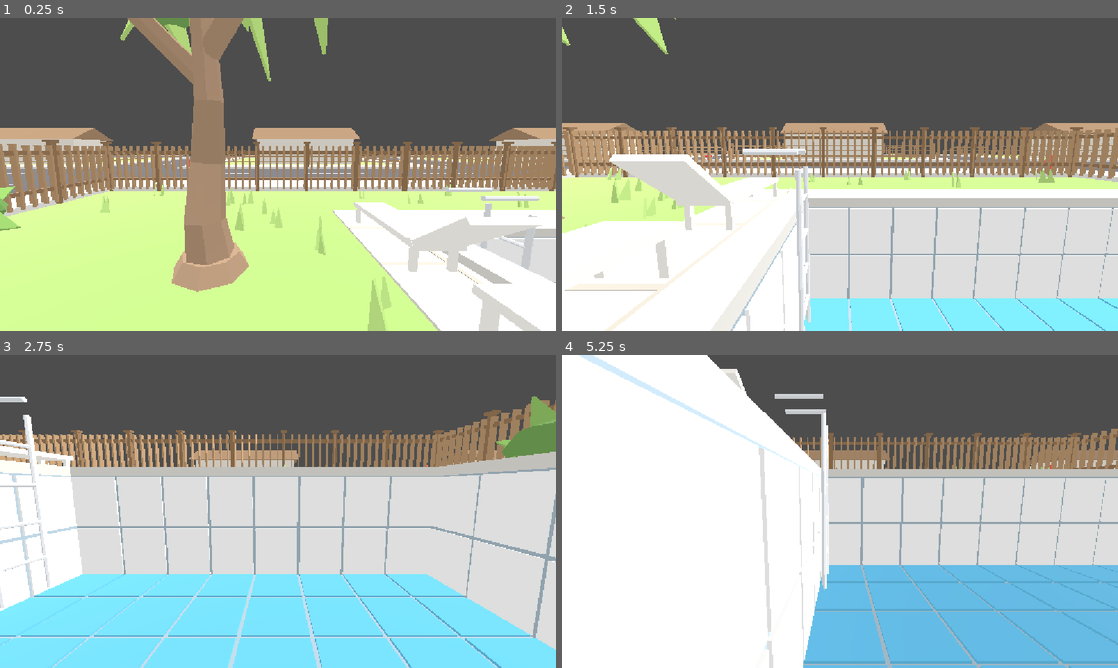
Above: before the commit, frames 1-4 (two rows, left to right).
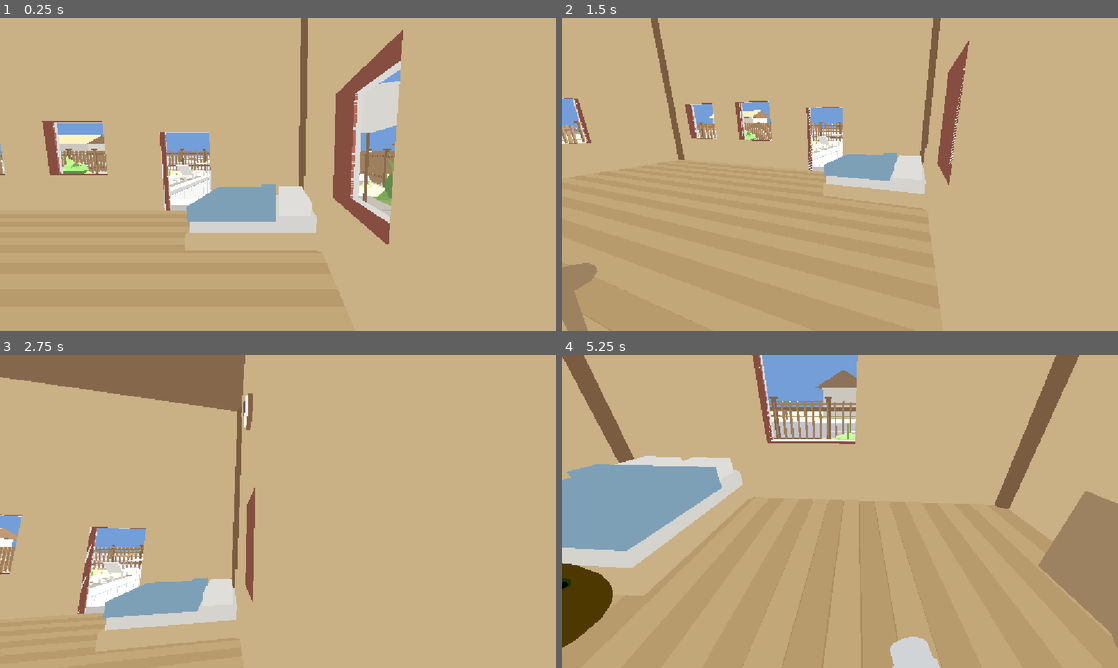
Above: after the commit, the same moments.

Repository: mife-user/drop
Game: Godot game, scene res://scenes/main.tscn
The game is run twice, just before and just after one commit, with the same random seed, the same clock (stepped at 60 frames per second) and the same inputs.
Inputs (mouse positions are in pixels of both pictures, inside the frame that each line leads up to):
- Up to frame 1 (0.25 s): no input
- Up to frame 2 (1.5 s): tap Enter at 0.5 s; move the mouse to (962, 158) at 0.52 s; hold D (move_right) 0.53-1.25 s; tap M at 0.6 s; click (962, 158) at 0.67 s; tap Space (jump) at 0.77 s; drag from (728, 190) to (812, 237) at 1.27 s
- Up to frame 3 (2.75 s): tap Space (jump) at 2 s; move the mouse to (333, 442) at 2.02 s; hold D (move_right) from 2.03 s (still down); tap M at 2.1 s; click (333, 442) at 2.17 s
- Up to frame 4 (5.25 s): release D (move_right) at 2.75 s; drag from (812, 574) to (673, 464) at 2.77 s; move the mouse to (1006, 558) at 3.52 s; hold A (move_left) 3.53-4.25 s; tap M at 3.6, 5.1 s; click (1006, 558) at 3.67 s; tap Space (jump) at 3.77 s; tap Escape (ui_cancel) at 4.15 s; drag from (673, 464) to (756, 433) at 4.27 s; move the mouse to (867, 511) at 5.02 s; hold S (move_back) from 5.03 s (still down); click (867, 511) at 5.17 s

The runs differ from the first frame. In frame 1, 97% of the frame differs, in the area x 0-100%, y 0-100%; in frame 2, 97%; in frame 3, 98%; in frame 4, 100%.

Commit message:
feat:更改环境光逻辑，添加摄像头移动转向逻辑

Diff:
--- a/scenes/main.tscn
+++ b/scenes/main.tscn
@@ -10,8 +10,13 @@
 [ext_resource type="PackedScene" uid="uid://dm6o34u6waxn3" path="res://resources/人物.glb" id="8_85g3d"]
 [ext_resource type="Script" uid="uid://ch1yv60c11i5s" path="res://scripts/milkegg_encounter.gd" id="9_encounter"]
 [ext_resource type="Script" uid="uid://discn4sa6uiva" path="res://scripts/player.gd" id="10_player"]
+[ext_resource type="Script" uid="uid://bfb61dybj85il" path="res://scripts/day_night.gd" id="11_daynight"]
 
 [sub_resource type="Environment" id="Environment_0wfyh"]
+background_mode = 1
+background_color = Color(0.3, 0.3, 0.3, 1)
+ambient_light_source = 2
+ambient_light_color = Color(0.3, 0.3, 0.3, 1)
 
 [sub_resource type="BoxShape3D" id="BoxShape3D_pool_exclusion"]
 size = Vector3(6.2552004, 2.682129, 5.5512953)
@@ -25,8 +30,10 @@
 
 [node name="Node3D" type="Node3D" unique_id=889120220]
 
-[node name="WorldEnvironment" type="WorldEnvironment" parent="." unique_id=1024865155]
+[node name="WorldEnvironment" type="WorldEnvironment" parent="." unique_id=1024865155 node_paths=PackedStringArray("sun")]
 environment = SubResource("Environment_0wfyh")
+script = ExtResource("11_daynight")
+sun = NodePath("../DirectionalLight3D")
 
 [node name="场景" parent="." unique_id=800403422 instance=ExtResource("2_0wfyh")]
 
@@ -56,7 +63,9 @@
 
 [node name="DirectionalLight3D" type="DirectionalLight3D" parent="." unique_id=1806757621]
 transform = Transform3D(1, 0, 0, 0, 1, 0, 0, 0, 1, -60.026043, 0, 0)
+shadow_enabled = true
 script = ExtResource("4_jyhfs")
+cycle_seconds = 360.0
 
 [node name="消防栓" parent="." unique_id=98595756 instance=ExtResource("5_tefeu")]
 transform = Transform3D(1, 0, 0, 0, 1, 0, 0, 0, 1, -9.602633, 0, 10.864009)
@@ -98,7 +107,7 @@
 transform = Transform3D(-4.3711385e-08, 0, 0.99999994, 0, 1, 0, -0.99999994, 0, -4.3711385e-08, -4.7215667, 3.5920897, -5.114302)
 
 [node name="主人公" type="CharacterBody3D" parent="." unique_id=1733731217 node_paths=PackedStringArray("camera")]
-transform = Transform3D(1, 0, 0, 0, 1, 0, 0, 0, 1, 2.853638, 0.28364658, 1.9434848)
+transform = Transform3D(1, 0, 0, 0, 1, 0, 0, 0, 1, -4.079946, 0.28364658, -7.120233)
 floor_snap_length = 0.3
 script = ExtResource("10_player")
 camera = NodePath("Camera3D")
@@ -113,4 +122,4 @@
 shape = SubResource("CapsuleShape3D_person")
 
 [node name="Camera3D" type="Camera3D" parent="主人公" unique_id=1367691273]
-transform = Transform3D(-1, 0, 0, 0, 0.9927476, 0.1202173, 0, 0.1202173, -0.9927476, -0.01376915, 1.503561, 0.16314888)
+transform = Transform3D(-1, 0, 0, 0, 0.9927476, 0.1202173, 0, 0.1202173, -0.9927476, -0.01376915, 1.5187681, 0.16747522)
--- /dev/null
+++ b/scripts/day_night.gd
@@ -0,0 +1,42 @@
+extends WorldEnvironment
+
+## 让环境光与背景色跟随太阳的「白天程度」一起变化，配合只有白天和晚霞的昼夜循环。
+## 挂在 WorldEnvironment 上，把场景里那个挂了 scripts/sun.gd 的平行光拖到 sun 属性里即可。
+##
+## 注意：Environment 上的静态设置（Background Mode = Color、Ambient Light Source = Color）
+## 写在 scenes/main.tscn 里而不是脚本里，方便直接在检查器里看到和修改。
+
+## 提供白天程度的太阳（挂 scripts/sun.gd 的那个平行光）
+@export var sun: SunLight
+## 正午时的环境光强度
+@export_range(0.0, 4.0, 0.01) var day_ambient_energy: float = 1.0
+## 晚霞时的环境光强度：别设成 0，否则晚霞段会暗到看不清
+@export_range(0.0, 4.0, 0.01) var dusk_ambient_energy: float = 0.6
+## 正午时的环境光颜色（从四面八方均匀照来的底色）
+@export var day_ambient_color: Color = Color(0.3, 0.3, 0.3)
+## 晚霞时的环境光颜色（偏暖）
+@export var dusk_ambient_color: Color = Color(0.34, 0.24, 0.2)
+## 正午时的背景色（暂代天空的纯色；以后换成 Sky 时这项就用不上了）
+@export var day_background_color: Color = Color(0.45, 0.62, 0.85)
+## 晚霞时的背景色
+@export var dusk_background_color: Color = Color(0.85, 0.42, 0.28)
+
+
+# Called when the node enters the scene tree for the first time.
+func _ready() -> void:
+	_sync()
+
+
+# Called every frame. 'delta' is the elapsed time since the previous frame.
+func _process(_delta: float) -> void:
+	_sync()
+
+
+## 按太阳的白天程度把环境光与背景色插值到当前该有的样子。
+func _sync() -> void:
+	if environment == null or not is_instance_valid(sun):
+		return
+	var daylight: float = clampf(sun.daylight, 0.0, 1.0)
+	environment.ambient_light_color = dusk_ambient_color.lerp(day_ambient_color, daylight)
+	environment.ambient_light_energy = lerpf(dusk_ambient_energy, day_ambient_energy, daylight)
+	environment.background_color = dusk_background_color.lerp(day_background_color, daylight)
--- a/scripts/player.gd
+++ b/scripts/player.gd
@@ -1,6 +1,6 @@
 extends CharacterBody3D
 
-## 主人公移动控制：WASD 相对摄像机前后左右移动，空格跳跃。
+## 主人公移动控制：WASD 相对视线前后左右移动，空格跳跃，鼠标控制第一人称视角。
 ## 碰撞、阻挡、贴地交给物理引擎（move_and_slide），水平速度和重力由本脚本按物理公式计算，
 ## 所以起跳是标准抛体运动——初速 v = sqrt(2 * 重力 * 跳跃高度)，空中松手会保持水平惯性。
 ## 地面水平速度按"起步 / 刹车 / 变向"三档时间参数平滑过渡，不会瞬间启停。
@@ -10,6 +10,12 @@
 ## 第一人称摄像机（挂在主人公眼睛位置上的子节点），W 表示朝视线前方走。
 ## 留空时会自动取当前场景的摄像机。
 @export var camera: Camera3D
+## 鼠标灵敏度（弧度/像素）；越大转得越快，转一整圈约需 2π / 该值 像素。
+@export_range(0.0002, 0.02, 0.0002) var mouse_sensitivity: float = 0.002
+## 上下视角限位（度），防止翻过头顶；也给"朝视线水平方向走"的计算留出余量。
+@export_range(30.0, 89.5, 0.5) var pitch_limit: float = 89.0
+## 进入场景时是否锁定鼠标；锁定后光标隐藏，Esc 释放、点击画面重新锁定。开发时可临时关掉。
+@export var capture_on_start: bool = true
 ## 地面最大移动速度（米/秒）。
 @export_range(0.5, 20.0, 0.1) var move_speed: float = 4.0
 ## 起步时间（秒）：从静止加速到全速要多久，决定角色的"重量感"。
@@ -34,12 +40,18 @@
 
 var _coyote_left: float = 0.0        # 土狼时间剩余量
 var _jump_buffer_left: float = 0.0   # 跳跃缓冲剩余量
+var _pitch: float = 0.0              # 摄像机的俯仰角（弧度），负值表示低头
 
 
 func _ready() -> void:
 	# 没在检查器里指定摄像机时兜底，避免按 WASD 没反应。
 	if not is_instance_valid(camera):
 		camera = get_viewport().get_camera_3d()
+	# 沿用你在编辑器里摆好的初始俯仰角（略微低头），不重置朝向
+	if is_instance_valid(camera):
+		_pitch = camera.rotation.x
+	if capture_on_start:
+		Input.mouse_mode = Input.MOUSE_MODE_CAPTURED
 
 
 ## 固定用物理帧驱动：改速度和 move_and_slide 必须在同一帧内完成，否则会抖动。
@@ -54,6 +66,30 @@
 	# 下一帧"前方"就被重新定义，形成正反馈——角色会原地疯狂打转。第一人称下身体只跟视线转。
 	# 实际位移与碰撞解算全部交给物理引擎
 	move_and_slide()
+
+
+## 第一人称视角：鼠标左右转身体（人物、水枪一起转），上下只抬摄像机，不碰碰撞体。
+## 放在 _unhandled_input 而不是 _physics_process：鼠标事件一帧可能来 0 次也可能来多次，
+## 这里逐事件处理、当帧生效，延迟最低；也不做平滑，鼠标和视角严格 1:1。
+func _unhandled_input(event: InputEvent) -> void:
+	if event is InputEventMouseMotion and Input.mouse_mode == Input.MOUSE_MODE_CAPTURED:
+		var motion := event as InputEventMouseMotion
+		# 鼠标右移 = 向右转。人物正面是 +Z（不是 Godot 惯例的 -Z），
+		# 所以"右边"是 -X 方向，右转对应 rotation.y 减小；写成 += 会左右颠倒。
+		rotation.y -= motion.relative.x * mouse_sensitivity
+		# 鼠标下移 = 低头。摄像机局部 rotation.x 为正时视线朝上，所以这里同样是减。
+		var limit: float = deg_to_rad(pitch_limit)
+		_pitch = clampf(_pitch - motion.relative.y * mouse_sensitivity, -limit, limit)
+		if is_instance_valid(camera):
+			camera.rotation.x = _pitch
+		return
+	# Esc 释放光标（不暂停游戏），点击画面重新锁定
+	if event.is_action_pressed("ui_cancel"):
+		Input.mouse_mode = Input.MOUSE_MODE_VISIBLE
+	elif event is InputEventMouseButton:
+		var click := event as InputEventMouseButton
+		if click.pressed and Input.mouse_mode != Input.MOUSE_MODE_CAPTURED:
+			Input.mouse_mode = Input.MOUSE_MODE_CAPTURED
 
 
 ## 把 WASD 输入转成世界坐标下的单位方向：以摄像机的水平朝向为"前"。
--- a/scripts/sun.gd
+++ b/scripts/sun.gd
@@ -1,37 +1,75 @@
+class_name SunLight
 extends DirectionalLight3D
 
-## 让太阳（平行光）绕 Z 轴公转：在 XY 平面上以 orbit_radius 为半径、绕 orbit_center 画圆，
-## 并始终朝向中心照射，从而模拟昼夜变化。
+## 让太阳（平行光）绕 Z 轴在天空上半部分摆动：从一侧贴近地平线的「晚霞」角度升到正上方，
+## 再落到另一侧的「晚霞」角度，然后用同样的路径摆回来。
+## 太阳永远不会落到地平线以下，所以场景只有白天和晚霞，没有黑夜。
+## 摆动由余弦驱动，在两头（晚霞）停留更久、中间（正午）走得更快。
 
 ## 公转中心点（世界坐标）
 @export var orbit_center: Vector3 = Vector3.ZERO
 ## 公转半径（米）
 @export var orbit_radius: float = 44.273
-## 公转角速度（度/秒），正数绕 Z 轴逆时针，负数顺时针
-@export var angular_speed: float = 15.0
-## 初始角度（度）：0° 在 +X 方向，90° 在 +Y（正上方）
-@export var start_angle_deg: float = 90.0
 ## 是否始终朝向公转中心（关闭后只做位移，保持自身朝向不变）
 @export var look_at_center: bool = true
 
+## 摆动的最低角度（度）：越大离地平线越高、晚霞越淡；12 表示最低时离地平线 12°
+@export_range(1.0, 45.0, 0.5) var dusk_angle_deg: float = 12.0
+## 一个完整来回「晚霞 → 白天 → 晚霞」的时长（秒）
+@export_range(1.0, 600.0, 0.5) var cycle_seconds: float = 24.0
+## 起始相位：0 / 0.5 / 1 = 停在晚霞端，0.25 / 0.75 = 停在正午
+@export_range(0.0, 1.0, 0.01) var start_phase: float = 0.25
+
+## 正午时的光强
+@export_range(0.0, 8.0, 0.01) var noon_energy: float = 1.0
+## 晚霞时的光强：别设成 0，否则晚霞段会暗到看不清
+@export_range(0.0, 8.0, 0.01) var dusk_energy: float = 0.55
+## 正午时的光色
+@export var noon_color: Color = Color(1, 1, 1)
+## 晚霞时的光色（偏暖橙）
+@export var dusk_color: Color = Color(1.0, 0.62, 0.35)
+
+## 当前太阳高度角的正弦值：1 = 正上方，越接近 0 越贴近地平线（本脚本下永远不会是负数）
+var elevation: float = 0.0
+## 归一化的「白天程度」：0 = 处在最低的晚霞角度，1 = 正午，中间连续过渡。
+## 供 scripts/day_night.gd 读取以联动环境光与背景色，不要在检查器里手动改。
+var daylight: float = 1.0
+
+## 当前摆动相位（0〜1），0 与 0.5 是两端的晚霞，0.25 / 0.75 是正午
+var _phase: float = 0.0
 ## 当前角度（弧度）
 var _angle_rad: float = 0.0
 
 
 # Called when the node enters the scene tree for the first time.
 func _ready() -> void:
-	_angle_rad = deg_to_rad(start_angle_deg)
+	_phase = clampf(start_phase, 0.0, 1.0)
 	_apply_orbit()
 
 
 # Called every frame. 'delta' is the elapsed time since the previous frame.
 func _process(delta: float) -> void:
-	_angle_rad = fmod(_angle_rad + deg_to_rad(angular_speed) * delta, TAU)
+	_phase = fmod(_phase + delta / maxf(cycle_seconds, 0.001), 1.0)
 	_apply_orbit()
 
 
 func _apply_orbit() -> void:
+	# 余弦来回：0 → 1 → 0，两端（晚霞）停留更久，中间（正午）快速掠过
+	var arc: float = (1.0 - cos(_phase * TAU)) * 0.5
+	# 在 dusk_angle_deg 与 180-dusk_angle_deg 之间摆动，中途正好经过 90°（正上方）
+	_angle_rad = deg_to_rad(lerpf(dusk_angle_deg, 180.0 - dusk_angle_deg, arc))
 	global_position = orbit_center + Vector3(cos(_angle_rad), sin(_angle_rad), 0.0) * orbit_radius
-	# 公转方向始终位于 XY 平面内，用 Vector3.BACK 作为 up 可避免与朝向平行导致的报错
+	# 摆动方向始终位于 XY 平面内，用 Vector3.BACK 作为 up 可避免与朝向平行导致的报错
 	if look_at_center and orbit_radius > 0.0:
 		look_at(orbit_center, Vector3.BACK)
+	_update_light()
+
+
+## 按「白天程度」决定光强与光色：最低点也有 dusk_energy / dusk_color，不会黑下去。
+func _update_light() -> void:
+	elevation = sin(_angle_rad)
+	# 把高度角映射成 0（最低的晚霞角度）〜1（正上方）
+	var lowest: float = sin(deg_to_rad(dusk_angle_deg))
+	daylight = clampf(inverse_lerp(lowest, 1.0, elevation), 0.0, 1.0)
+	light_energy = lerpf(dusk_energy, noon_energy, daylight)
+	light_color = dusk_color.lerp(noon_color, smoothstep(0.0, 1.0, daylight))
Not shown, added: scripts/day_night.gd.uid
